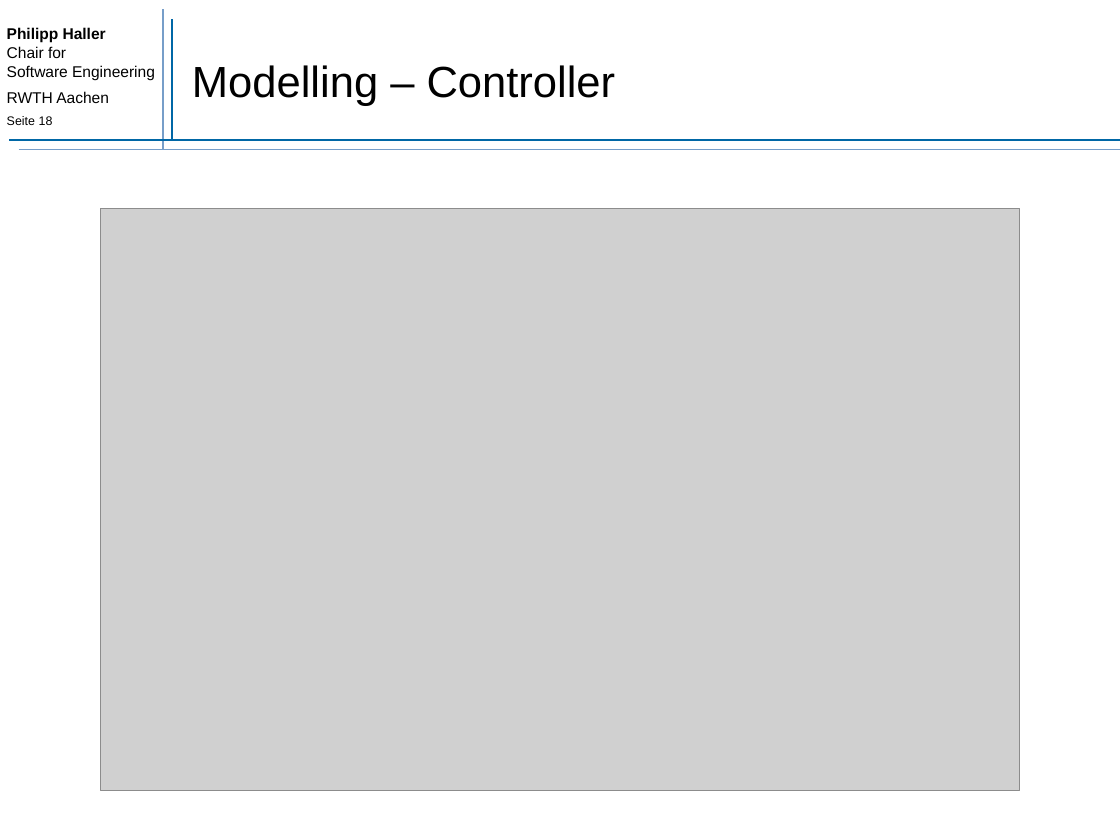
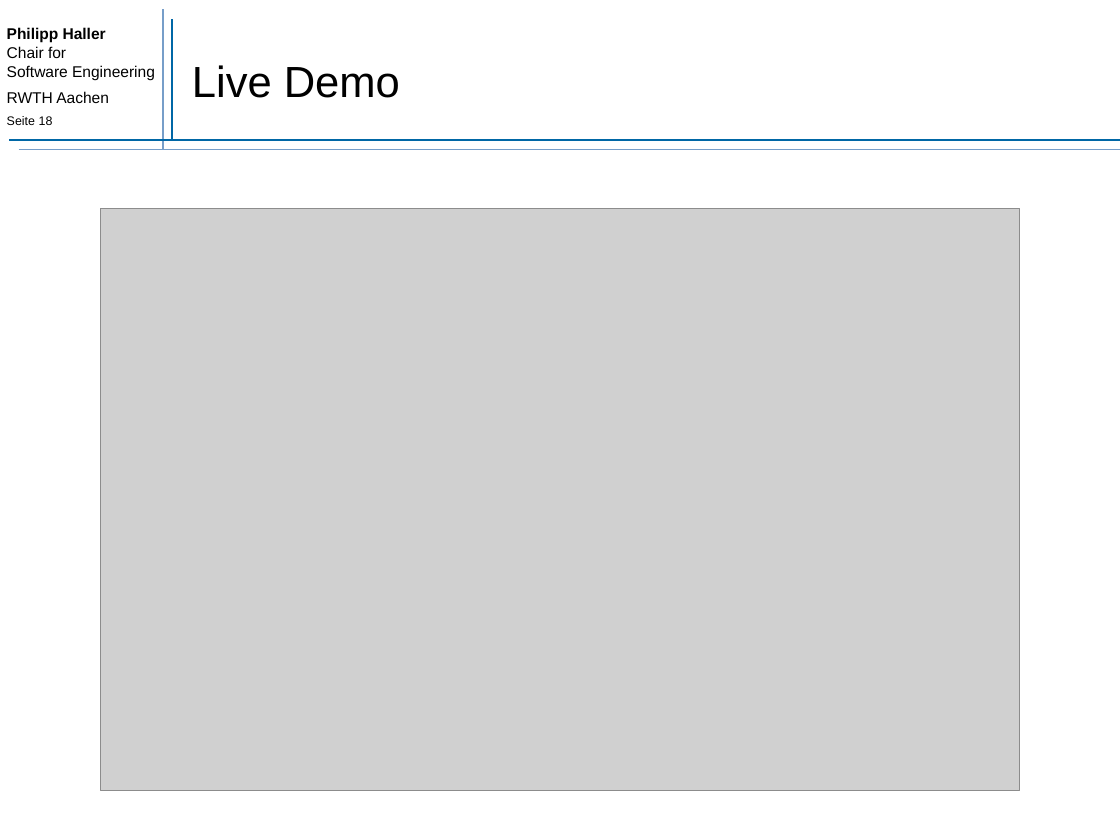
Before and after one commit to MontiCore/EmbeddedMontiArc, a slide deck: slide 18 of Vortrag/Vortrag_04072018.pptx. Drawn at 1120x840 pixels with LibreOffice and Linux fonts; fonts in the diff are those of the drawing; grey boxes stand for pictures. Boxes give left, top, right and bottom in pixels: in the first picture for what was removed or moved away, otherwise in the second. Text is boxed around its words. In the diff, an @@ line names an element or a change of style, - is before the commit and + after.

```diff
--- a/Vortrag/Vortrag_04072018.pptx
+++ b/Vortrag/Vortrag_04072018.pptx
@@ title at box(192, 65, 400, 98): text changed @@
-Modelling – Controller
+Live Demo
```
Also in this commit, not shown: 2 other slides changed, 2 other files.
